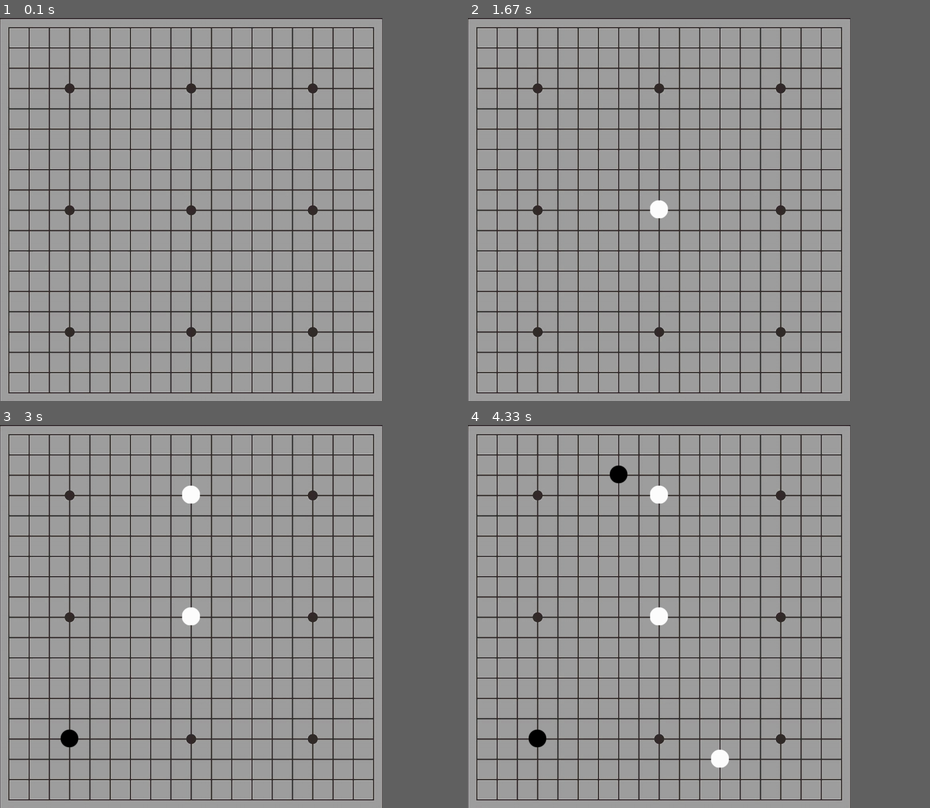
Above: before the commit, frames 1-4 (two rows, left to right).
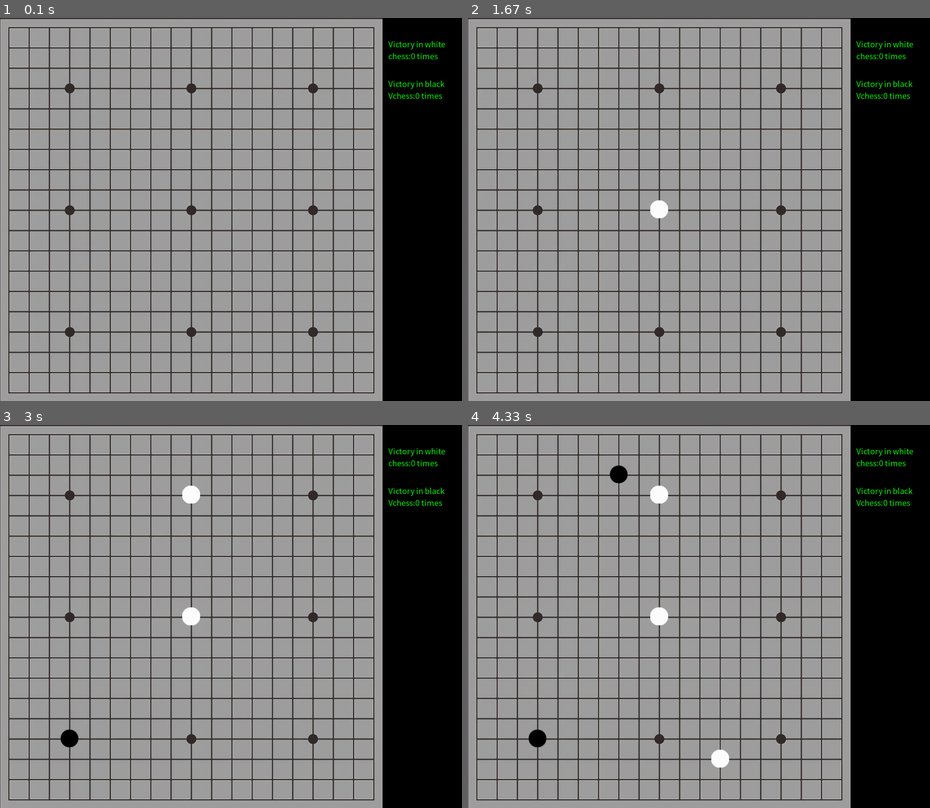
Above: after the commit, the same moments.

Repository: Code-keyth/Pygame_Gobang
Game: pygame game, started from Gobang.py
Same seed, same stepped clock (60 frames per second), same inputs: the game is played once before the commit and once after it.
Inputs (mouse positions are in pixels of both pictures, inside the frame that each line leads up to):
- Up to frame 1 (0.1 s): no input
- Up to frame 2 (1.67 s): click (657, 209) at 0.38 s
- Up to frame 3 (3 s): right-click (64, 735) at 1.92 s; move the mouse to (194, 497) at 2.17 s; click (194, 497) at 2.37 s
- Up to frame 4 (4.33 s): move the mouse to (625, 478) at 3.27 s; right-click (625, 478) at 3.5 s; move the mouse to (726, 754) at 3.87 s; click (726, 754) at 4.18 s
In our replay, the window is 745x745 before the commit and 900x745 after it. These sizes can differ from the game's own. Grey fills any space a smaller window leaves; there, only what the larger window draws over its background counts as a difference.

The runs differ from the first frame. In frame 1, 3.3% of the frame differs, in the area x 23-97%, y 0-100%; in frame 2, 3.3%; in frame 3, 3.3%; in frame 4, 3.3%.

Commit message:
修改斜线寄说明

Diff:
--- a/Gobang.py
+++ b/Gobang.py
@@ -4,7 +4,7 @@
 GREEN=(0,255,0)
 class main:
     def __init__(self):
-        self.size=[966,966]
+        self.size=[1166,966]
         self.img_path=IMG_PATH+'qipan.jpg'
         self.unit=51.2
         self.state=0
@@ -17,13 +17,19 @@
         self.screen = pygame.display.set_mode(self.size)
         self.image=pygame.image.load(self.img_path)
         self.points = []
+        self.victory = [0,0]
 
     def start(self):
         pygame.display.init()
+        self.screen.fill((0,0,0))
         self.qipan_states=numpy.array([[0]*19]*19)
         self.screen.blit(self.image,[0,0])
         self.state=1
         self.points = []
+        self.draw_text('Victory in white ',(980,50),20)
+        self.draw_text('chess:'+str(self.victory[0])+' times',(980,80),20)
+        self.draw_text('Victory in black',(980,150),20)
+        self.draw_text('Vchess:'+str(self.victory[1])+' times',(980,180),20)
 
     def getEent(self):
         for event in pygame.event.get():
@@ -34,7 +40,7 @@
                         e_pos=event.pos
                         self.coordinate[0] = int(e_pos[0]/self.unit)
                         self.coordinate[1] = int(e_pos[1]/self.unit)
-                        if self.qipan_states[self.coordinate[1]][self.coordinate[0]] == 0:
+                        if  self.coordinate[1] < 19  and self.coordinate[0] < 19 and self.qipan_states[self.coordinate[1]][self.coordinate[0]] == 0:
                             if event.button == 1 and self.value != 1:
                                 self.value = event.button
                                 self.qipan_states[self.coordinate[1]][self.coordinate[0]]=1
@@ -49,18 +55,26 @@
 
                         if self.state == 0:
                             pygame.draw.lines(self.screen, GREEN, 0, self.points, 5)
-                            tips_title = 'White Victory!' if (self.value ==1) else'Black Victory!'
-                            self.draw_text(tips_title,(370,100))
+                            if (self.value ==1):
+                                self.victory[0]+=1
+                                tips_title = 'White Victory!'
+                            else:
+                                self.victory[1]+=1
+                                tips_title = 'Black Victory!'
+                            te=self.draw_text(tips_title,(370,100))
+
                     else:
                         if event.button == 2:
                             self.start()
+                pygame.display.flip()
 
-                pygame.display.flip()
-    def draw_text(self, content,postion):
+    def draw_text(self, content,postion,size=40):
         pygame.font.init()
-        font = pygame.font.SysFont('kaiti', 40)
+        font = pygame.font.SysFont('kaiti', size)
         text = font.render(content, True, GREEN)
         self.screen.blit(text, postion)
+
+
 
     def check(self):
         #X axis
@@ -69,7 +83,7 @@
             return 0
         #Y axis
         Y_axis=self.qipan_states[:,self.coordinate[0]]
-        if self.straight_line(Y_axis,self.coordinate[1]) == 0:
+        if self.straight_line(Y_axis,self.coordinate[1],1) == 0:
             return 0
 
         #Diagonal line
@@ -122,14 +136,17 @@
                 break;
         return 0 if(continuity == 5) else 1
 
-    def straight_line(self,axis,current):
+    def straight_line(self,axis,current,is_y=0):
         continuity=0
         self.points=[]
         for x in range(current,current+5):
             if x>18:
                 break;
             elif axis[x] == self.value:
-                self.points.append([x*self.unit+22,self.coordinate[1]*self.unit+22])
+                if is_y == 1:
+                    self.points.append([self.coordinate[0]*self.unit+22,x*self.unit+22])
+                else:
+                    self.points.append([x*self.unit+22,self.coordinate[1]*self.unit+22])
                 continuity+=1
             else:
                 break;
@@ -138,7 +155,10 @@
             if x<0:
                 break;
             elif axis[x] == self.value:
-                self.points.insert(0,[x*self.unit+10,self.coordinate[1]*self.unit+22])
+                if is_y == 1:
+                    self.points.append([self.coordinate[0]*self.unit+22,x*self.unit+10])
+                else:
+                    self.points.append([x*self.unit+10,self.coordinate[1]*self.unit+22])
                 continuity+=1
             else:
                 break;
Not shown, changed: README.md
